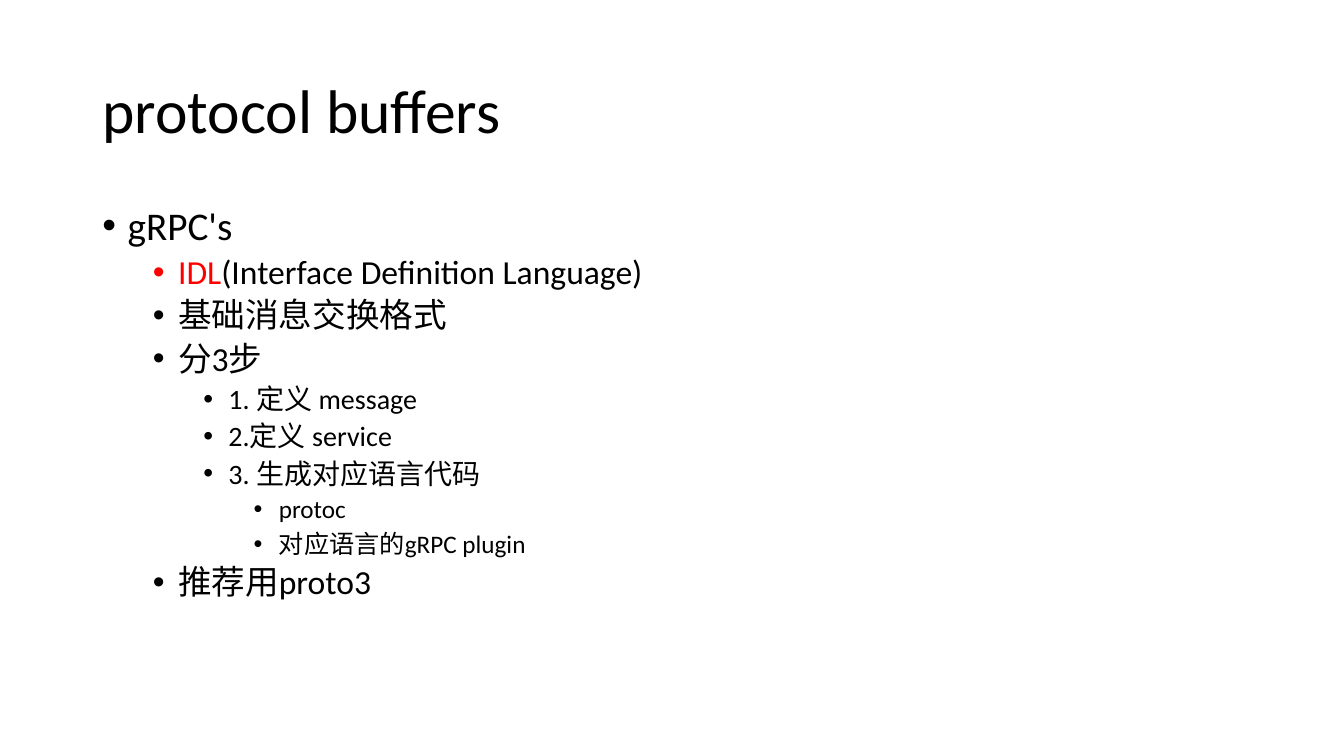
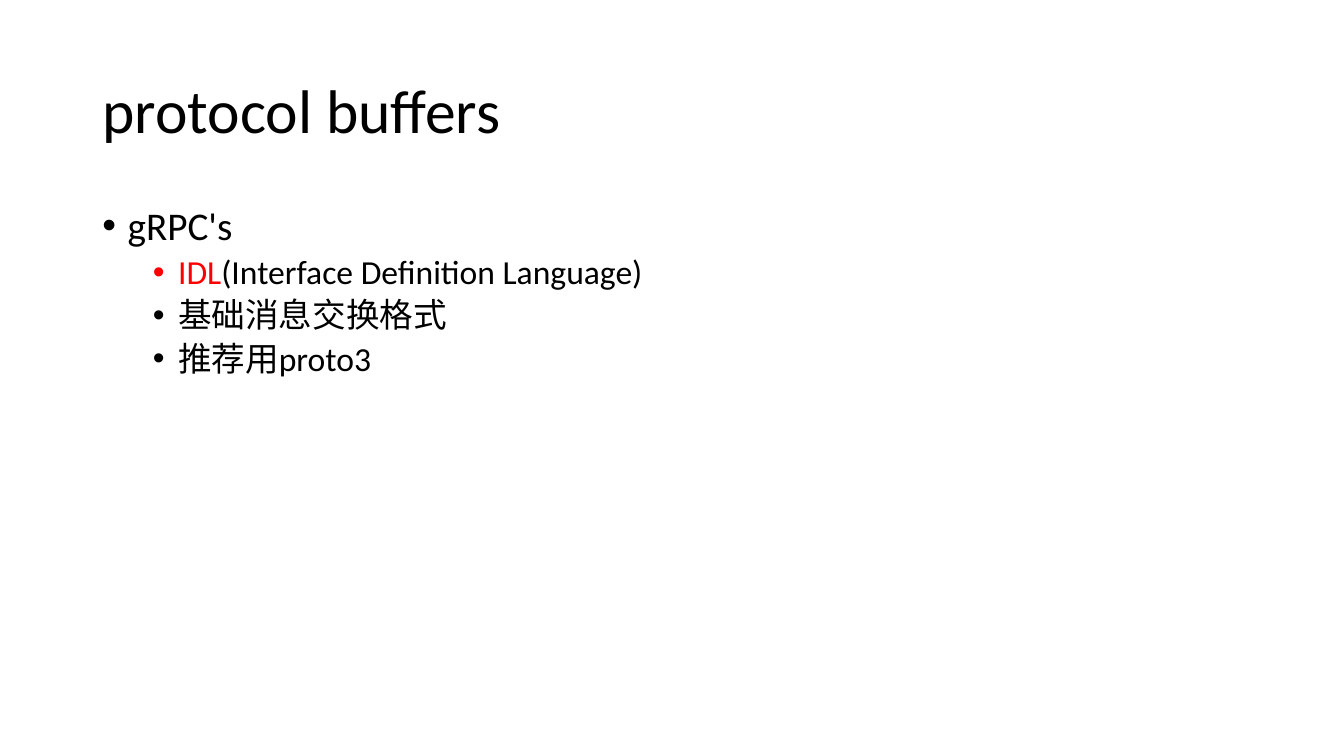
Before and after one commit to llaoj/my-share, a slide deck: slide 2 of grpc/index.pptx. Drawn at 1344x756 pixels with LibreOffice and Linux fonts; fonts in the diff are those of the drawing. Boxes give left, top, right and bottom in pixels: in the first picture for what was removed or moved away, otherwise in the second. Text is boxed around its words. In the diff, an @@ line names an element or a change of style, - is before the commit and + after.

Commit message:
ppt

```diff
--- a/grpc/index.pptx
+++ b/grpc/index.pptx
@@ text at [178,342,525,558]: paragraphs removed @@
-  • 分3步
-    • 1. 定义 message
-    • 2.定义 service
-    • 3. 生成对应语言代码
-      • protoc
-      • 对应语言的gRPC plugin
```
Also in this commit, not shown: 2 other slides changed, 2 slides added.
